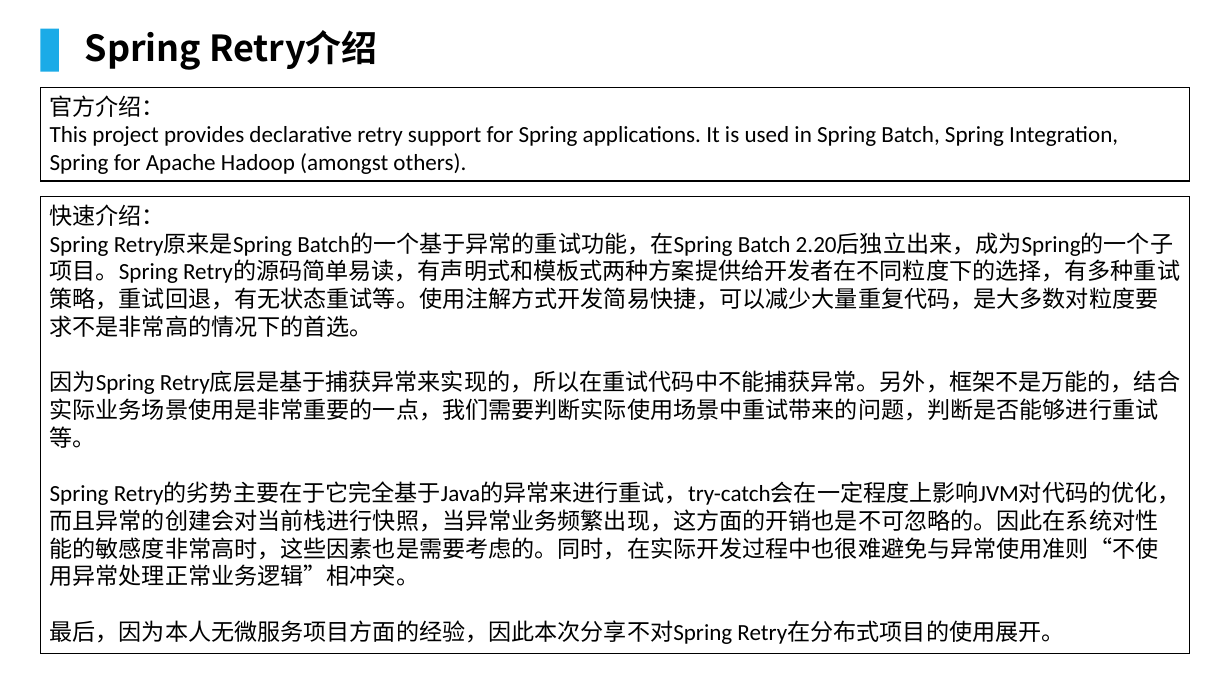
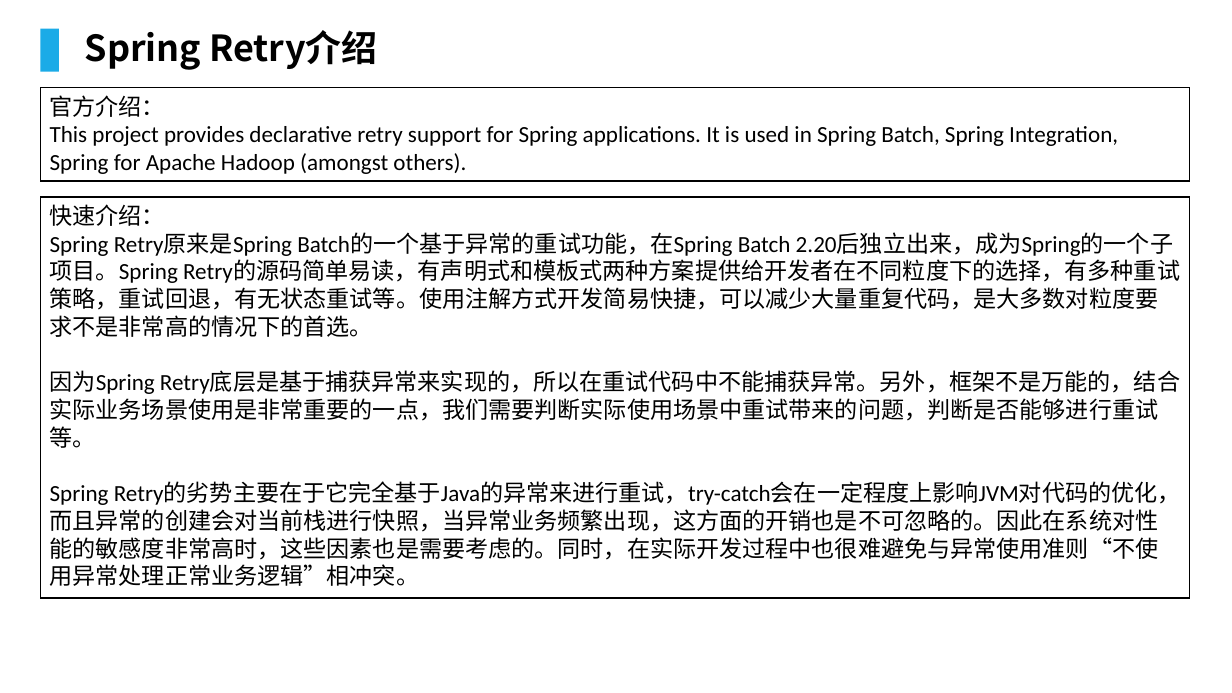
Before and after one commit to lcc929/notes, a slide deck: slide 3 of Spring-Retry.pptx. Drawn at 1232x693 pixels with LibreOffice and Linux fonts; fonts in the diff are those of the drawing; background and template pictures are left out. Boxes give left, top, right and bottom in pixels: in the first picture for what was removed or moved away, otherwise in the second. Text is boxed around its words. In the diff, an @@ line names an element or a change of style, - is before the commit and + after.

```diff
--- a/Spring-Retry.pptx
+++ b/Spring-Retry.pptx
@@ rectangle "快速介绍：": place and size @@
-rectangle "快速介绍：" at (41, 197, 1190, 654)
+rectangle "快速介绍：" at (41, 197, 1190, 598)
@@ text in rectangle at (50, 620, 1064, 644): paragraph removed @@
-最后，因为本人无微服务项目方面的经验，因此本次分享不对Spring Retry在分布式项目的使用展开。
```
Also in this commit, not shown: 3 other slides changed, 2 slides added.
